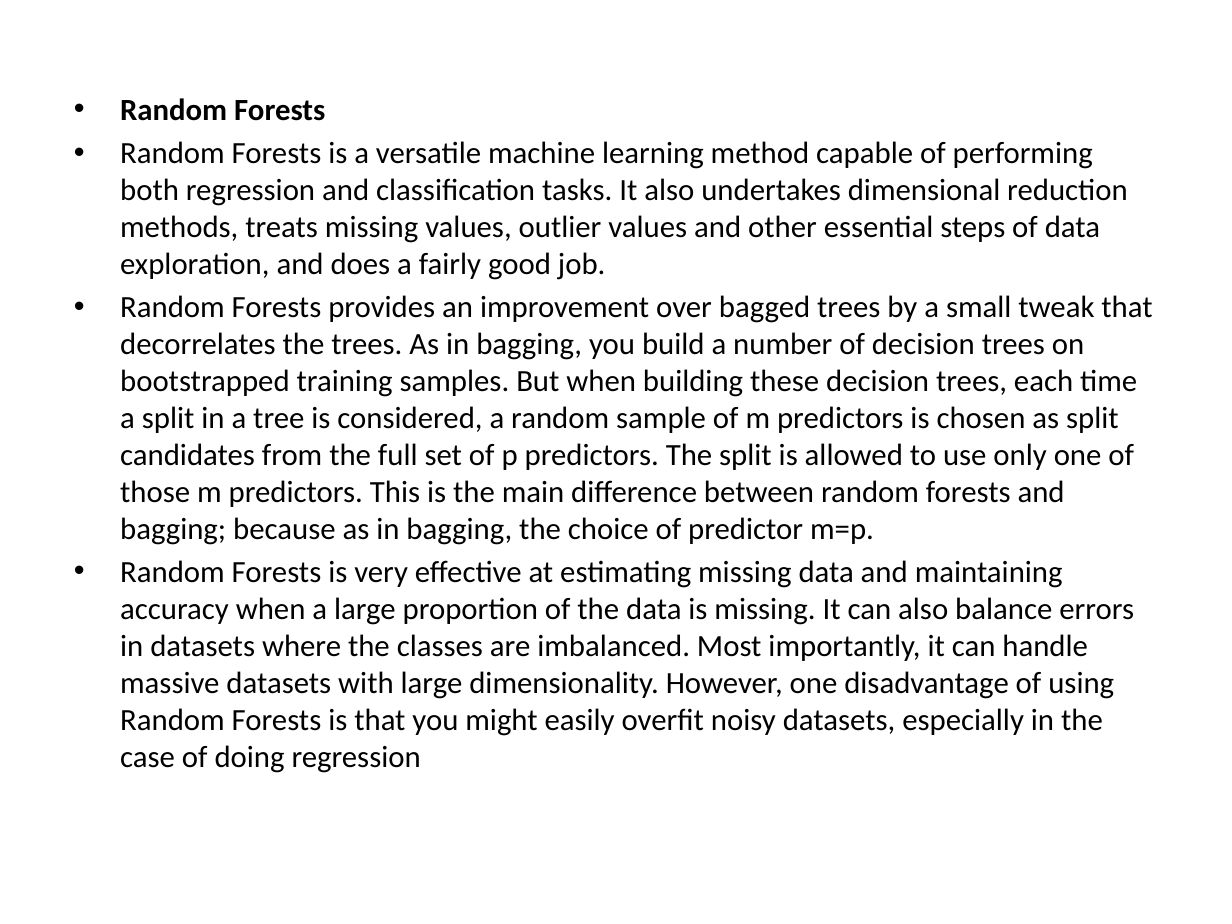
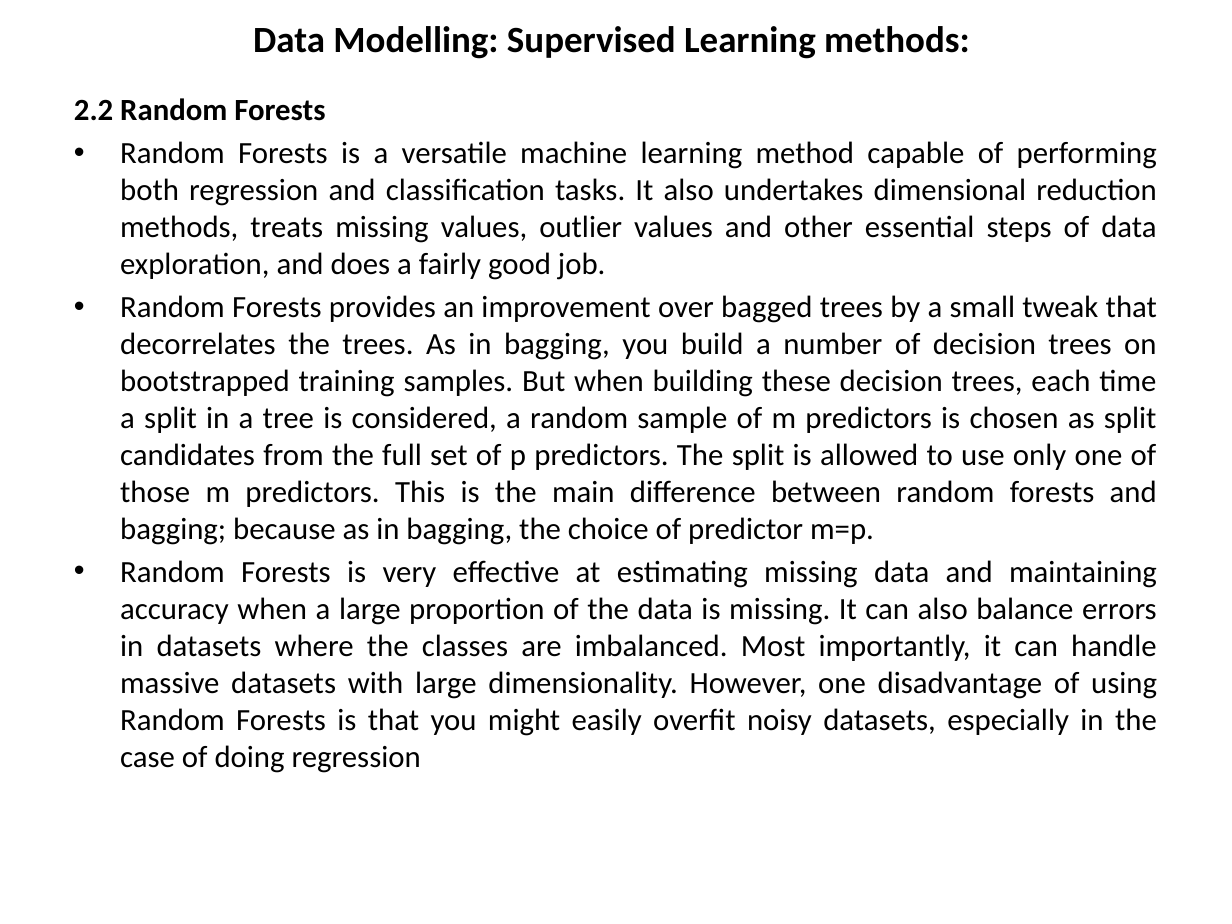
Before and after one commit to Prathyusha-Akundi/CMS_Hospital_Rating, a slide deck: slide 20 of CMS STAR-RATING.pptx (slide 18 before the commit). Drawn at 1232x924 pixels with LibreOffice and Linux fonts; fonts in the diff are those of the drawing. Boxes give left, top, right and bottom in pixels: in the first picture for what was removed or moved away, otherwise in the second. Text is boxed around its words. In the diff, an @@ line names an element or a change of style, - is before the commit and + after.

Commit message:
formatting

```diff
--- a/CMS STAR-RATING.pptx
+++ b/CMS STAR-RATING.pptx
@@ title added at [253,26,970,59], 21.6 pt, text #000000, bold @@
+Data Modelling: Supervised Learning methods:
@@ text at [74,98,325,121]: text changed @@
-• Random Forests
+2.2 Random Forests
@@ text at [120,141,1157,773]: alignment left to justified @@
```
Also in this commit, not shown: 11 other slides changed, 3 slides added.
